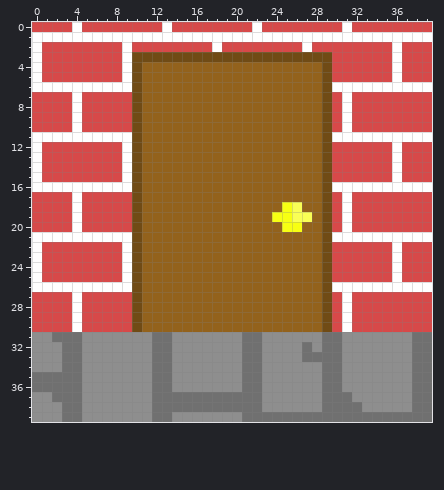
Two versions of one pixel-art sprite, Images/house8.png. Above, as it was before the edit.
The file is 40x40 pixels.
The result:
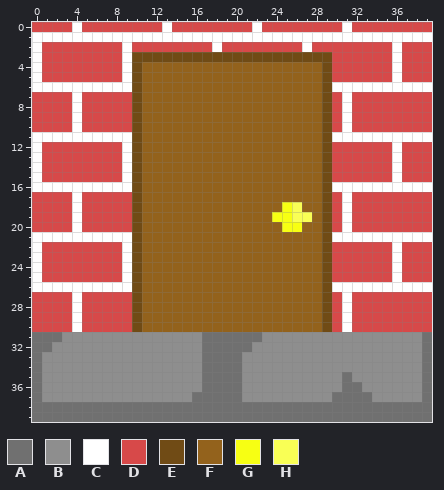
Palette (. is transparent): A #707070  B #8e8e8e  C #ffffff  D #d74949  E #704b15  F #93621c  G #f7ff13  H #f9ff55
The exact change:
{"y":31,"x":0,"old":"BB","new":"AA"}
{"y":31,"x":3,"old":"AA","new":"BB"}
{"y":31,"x":12,"old":"AA","new":"BB"}
{"y":31,"x":17,"old":"BBBB","new":"AAAA"}
{"y":31,"x":29,"old":"AA","new":"BB"}
{"y":31,"x":38,"old":"A","new":"B"}
{"y":32,"x":0,"old":"BB","new":"AA"}
{"y":32,"x":3,"old":"AA","new":"BB"}
{"y":32,"x":12,"old":"AA","new":"BB"}
{"y":32,"x":17,"old":"BBBB","new":"AAAA"}
{"y":32,"x":22,"old":"A","new":"B"}
{"y":32,"x":27,"old":"A","new":"B"}
{"y":32,"x":29,"old":"AA","new":"BB"}
{"y":32,"x":38,"old":"A","new":"B"}
{"y":33,"x":0,"old":"B","new":"A"}
{"y":33,"x":3,"old":"AA","new":"BB"}
{"y":33,"x":12,"old":"AA","new":"BB"}
{"y":33,"x":17,"old":"BBBBAA","new":"AAAABB"}
{"y":33,"x":27,"old":"AAAA","new":"BBBB"}
{"y":33,"x":38,"old":"A","new":"B"}
{"y":34,"x":0,"old":"B","new":"A"}
{"y":34,"x":3,"old":"AA","new":"BB"}
{"y":34,"x":12,"old":"AA","new":"BB"}
{"y":34,"x":17,"old":"BBBBAA","new":"AAAABB"}
{"y":34,"x":29,"old":"AA","new":"BB"}
{"y":34,"x":38,"old":"A","new":"B"}
{"y":35,"x":1,"old":"AAAA","new":"BBBB"}
{"y":35,"x":12,"old":"AA","new":"BB"}
{"y":35,"x":17,"old":"BBBBAA","new":"AAAABB"}
{"y":35,"x":29,"old":"AAB","new":"BBA"}
{"y":35,"x":38,"old":"A","new":"B"}
{"y":36,"x":1,"old":"AAAA","new":"BBBB"}
{"y":36,"x":12,"old":"AA","new":"BB"}
{"y":36,"x":17,"old":"BBBBAA","new":"AAAABB"}
{"y":36,"x":29,"old":"AABB","new":"BBAA"}
{"y":36,"x":38,"old":"A","new":"B"}
{"y":37,"x":0,"old":"B","new":"A"}
{"y":37,"x":2,"old":"AAA","new":"BBB"}
{"y":37,"x":12,"old":"AAAA","new":"BBBB"}
{"y":37,"x":21,"old":"AA","new":"BB"}
{"y":37,"x":29,"old":"A","new":"B"}
{"y":37,"x":32,"old":"BB","new":"AA"}
{"y":37,"x":38,"old":"A","new":"B"}
{"y":38,"x":0,"old":"BBB","new":"AAA"}
{"y":38,"x":5,"old":"BBBBBBB","new":"AAAAAAA"}
{"y":38,"x":23,"old":"BBBBBB","new":"AAAAAA"}
{"y":38,"x":33,"old":"BBBBB","new":"AAAAA"}
{"y":39,"x":0,"old":"BBB","new":"AAA"}
{"y":39,"x":5,"old":"BBBBBBB","new":"AAAAAAA"}
{"y":39,"x":14,"old":"BBBBBBB","new":"AAAAAAA"}
{"label":"changed","picture_box":[32,332,422,422]}
